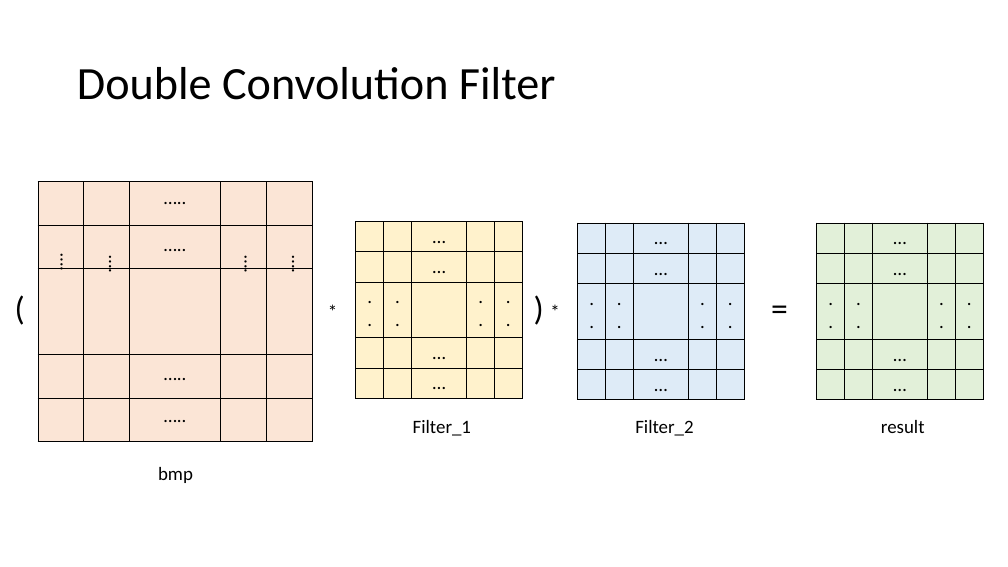
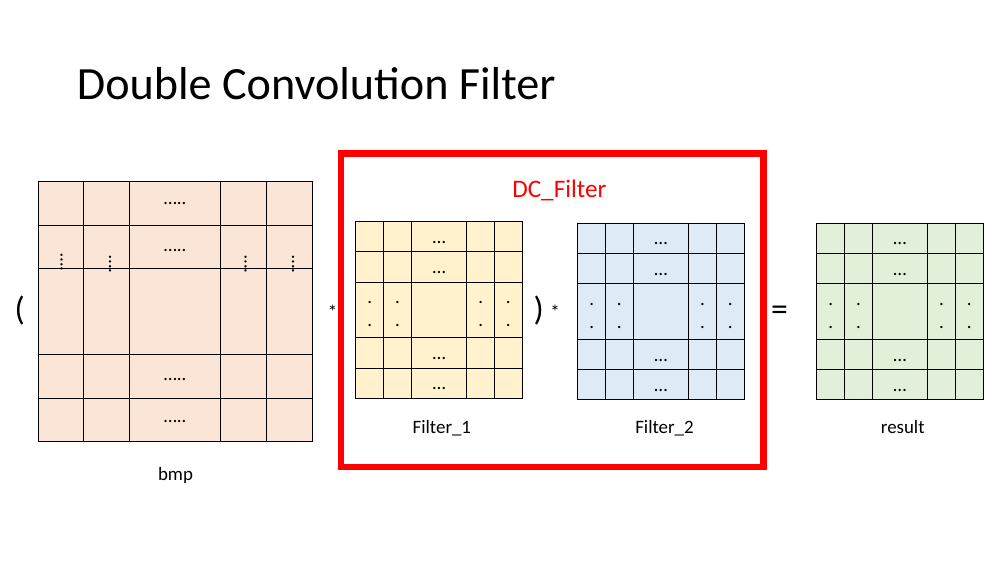
Before and after one commit to lplp9312/ee6470_mid_project, a slide deck: slide 3 of 109061634_report.pptx. Drawn at 1008x567 pixels with LibreOffice and Linux fonts; fonts in the diff are those of the drawing. Boxes give left, top, right and bottom in pixels: in the first picture for what was removed or moved away, otherwise in the second. Text is boxed around its words. In the diff, an @@ line names an element or a change of style, - is before the commit and + after.

```diff
--- a/109061634_report.pptx
+++ b/109061634_report.pptx
@@ rectangle added at (341, 154, 764, 467), outline #FF0000 6 pt @@
@@ text added at (512, 179, 606, 201), 24 pt, text #FF0000 @@
+DC_Filter
```
Also in this commit, not shown: 2 other slides changed.
